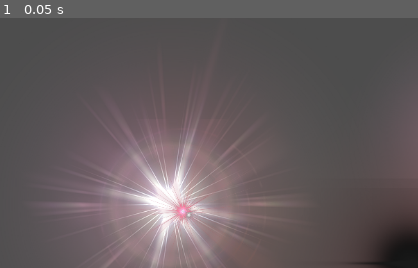
Above: before the commit, frame 1.
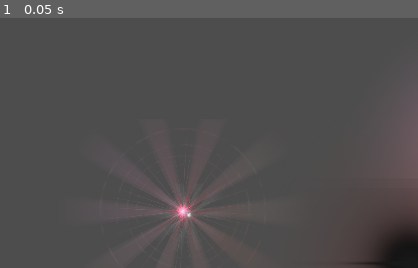
Above: after the commit, the same moment.

Repository: RedChaosWolf92/StarGenerationPracticeMKI
Game: Godot game, scene res://Galaxy/galaxy1.tscn
Same seed, same stepped clock (60 frames per second), same inputs: the game is played once before the commit and once after it.
Inputs:
- Up to frame 1 (0.05 s): no input

The runs differ from the first frame. In frame 1, 29% of the frame differs, in the area x 9-72%, y 24-100%.
Error in both runs: Invalid access to property or key 'scale' on a base object of type 'null instance'. (res://Galaxy/Stars/BlackHole.gd:17)

Commit message:
Update ProtoStar.gd

Diff:
--- a/Galaxy/Stars/ProtoStar.gd
+++ b/Galaxy/Stars/ProtoStar.gd
@@ -2,6 +2,8 @@
 
 var star_size = randf_range(0.3,.6)
 var star_radius = 0.0
+
+@export var probability: float = 0.12
 
 # Called when the node enters the scene tree for the first time.
 func _ready():
@@ -9,7 +11,12 @@
 	generate_ProtoStar()
 
 func generate_ProtoStar():
-	$ProtoStar.scale = Vector2(star_size,star_size)
-	star_radius = star_size / 2
 
-	self.position = Vector2(250,250)
+	var ProtoSize = $ProtoStar.scale
+	var ProtoRad = $ProtoRadius.shape.radius
+	var ProtoRadSize = $ProtoRadius.scale
+
+	ProtoSize = Vector2(star_size,star_size)
+	ProtoRadSize = ProtoSize * 2
+
+	star_radius = ProtoRadSize.length() * ProtoRad
